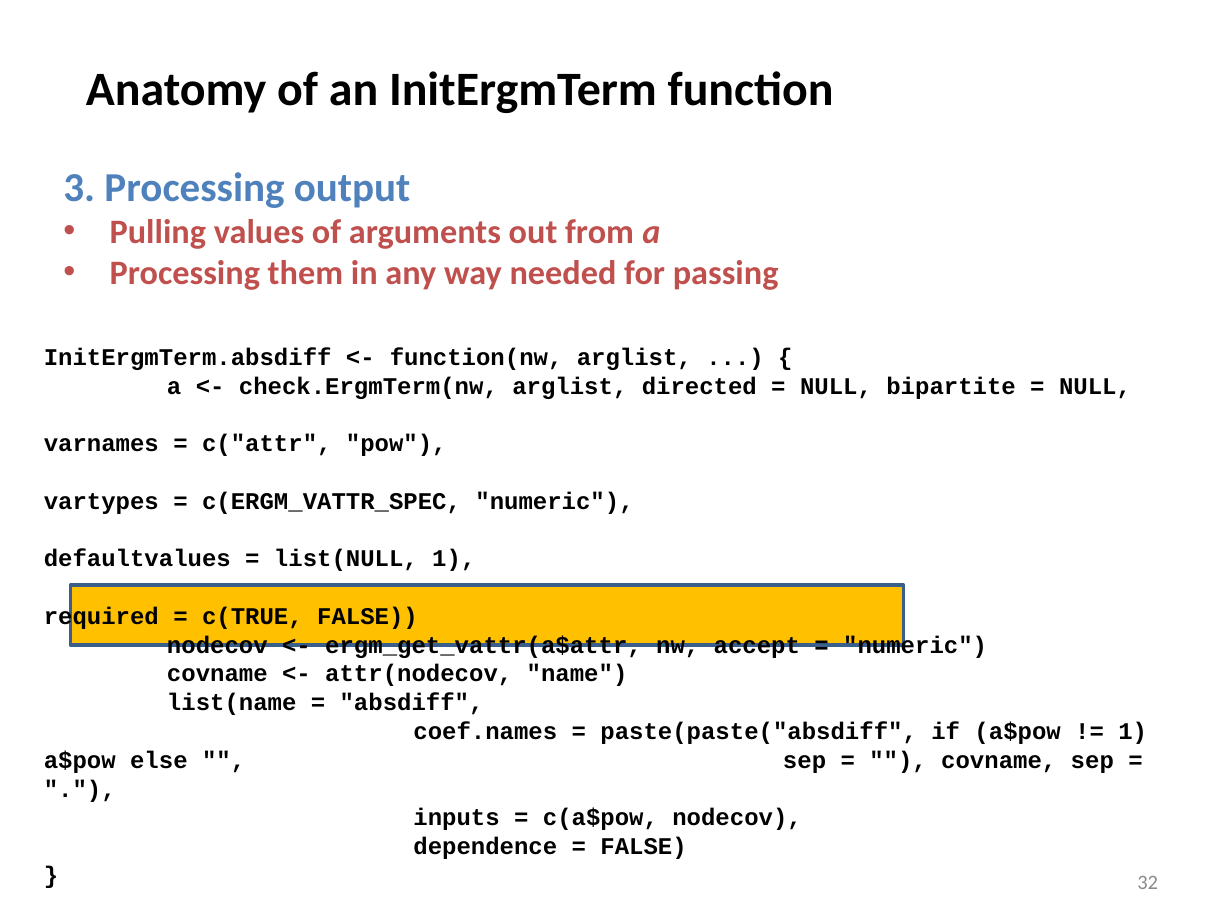
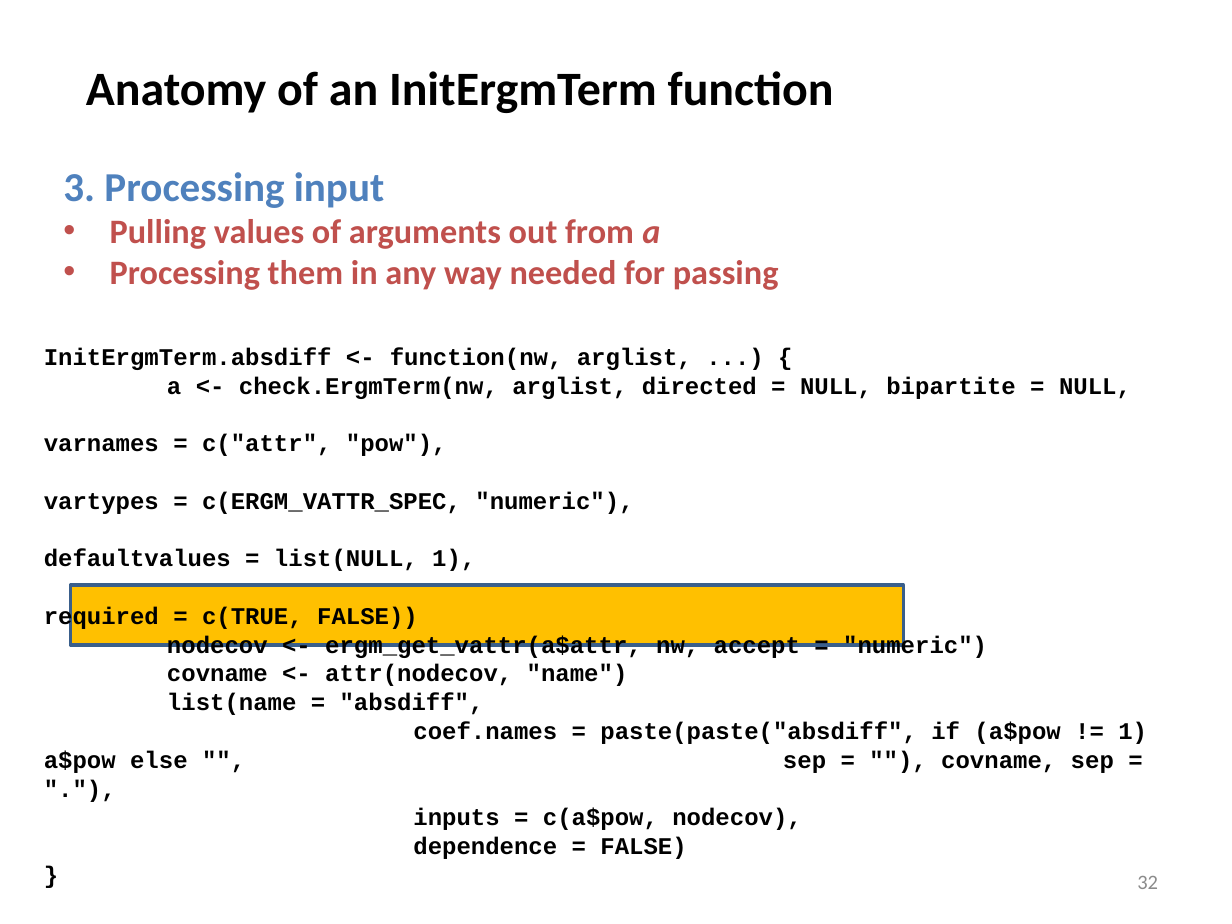
Before and after one commit to statnet/Workshops----OBSOLETE, a slide deck: slide 32 of ergm.userterms/EUT tutorial slides.pptx. Drawn at 1232x924 pixels with LibreOffice and Linux fonts; fonts in the diff are those of the drawing. Boxes give left, top, right and bottom in pixels: in the first picture for what was removed or moved away, otherwise in the second. Text is boxed around its words. In the diff, an @@ line names an element or a change of style, - is before the commit and + after.

```diff
--- a/ergm.userterms/EUT tutorial slides.pptx
+++ b/ergm.userterms/EUT tutorial slides.pptx
@@ text at [63, 172, 384, 208]: text changed @@
-3. Processing output
+3. Processing input
```
Also in this commit, not shown: 14 other slides changed.
